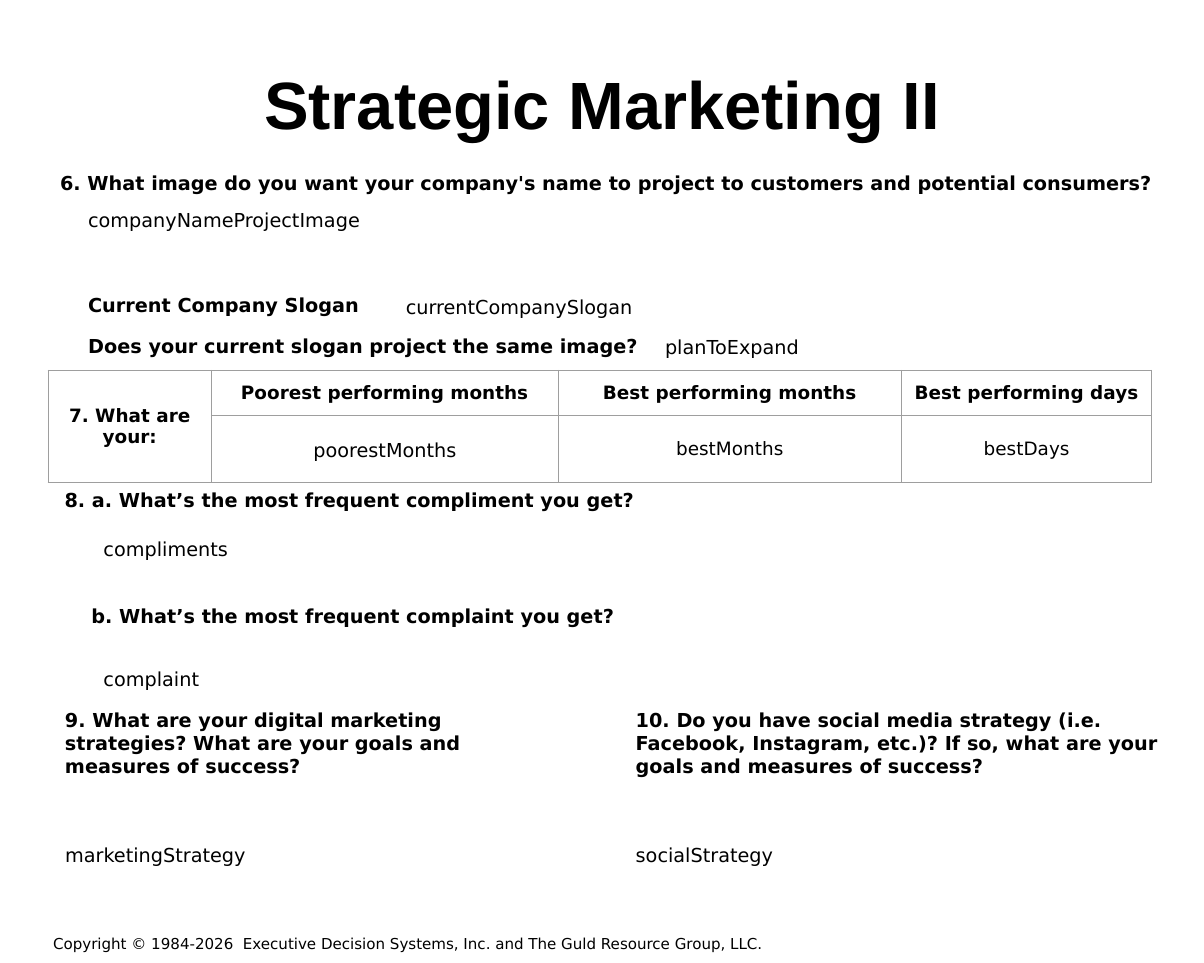
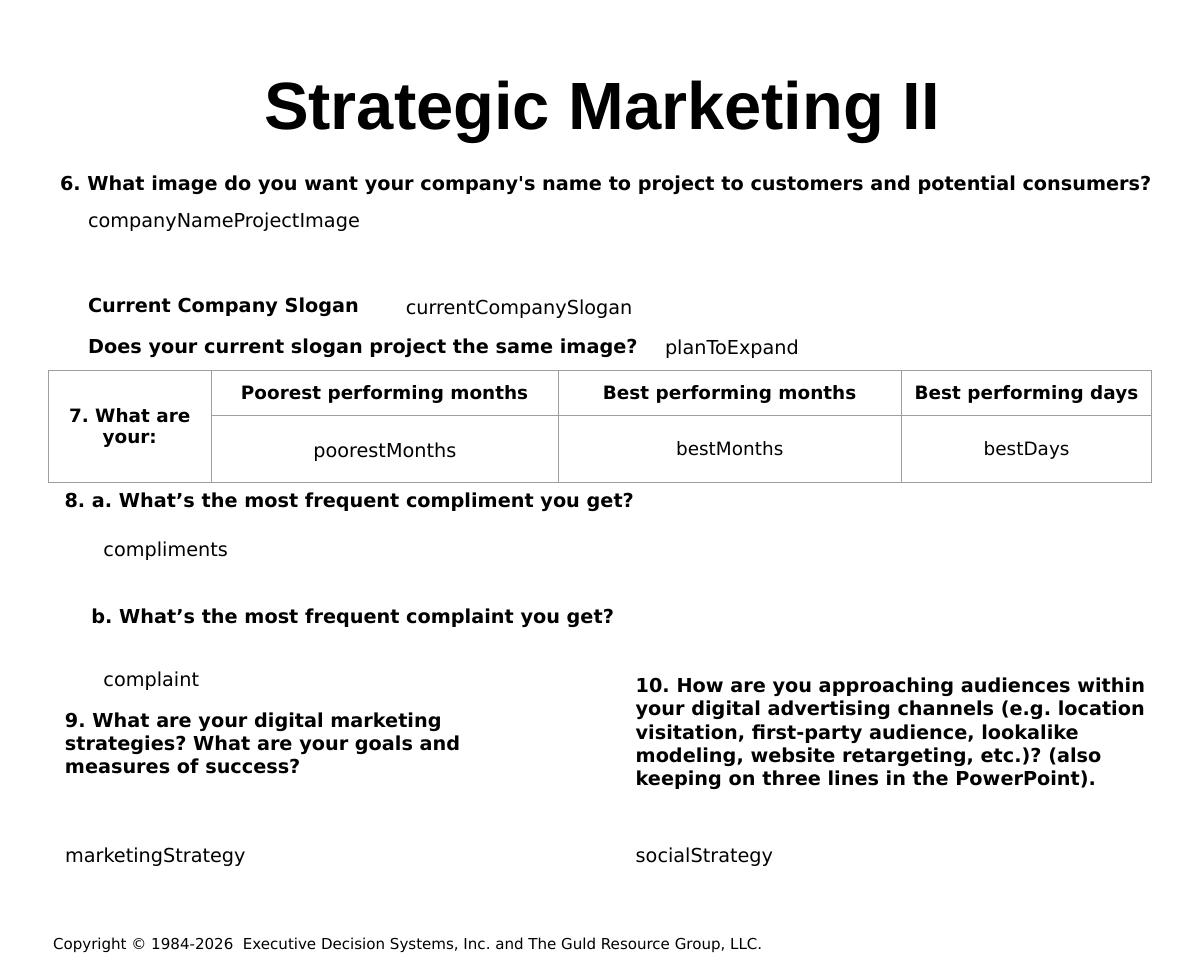
Before and after one commit to hintonandrew510/wizardfrontend, a slide deck: slide 5 of mavenprojectSCR/src/main/resources/powerpointtemplate/tvTemplate.pptx. Drawn at 1204x963 pixels with LibreOffice and Linux fonts; fonts in the diff are those of the drawing; background and template pictures are left out. Boxes give left, top, right and bottom in pixels: in the first picture for what was removed or moved away, otherwise in the second. Text is boxed around its words. In the diff, an @@ line names an element or a change of style, - is before the commit and + after.

```diff
--- a/mavenprojectSCR/src/main/resources/powerpointtemplate/tvTemplate.pptx
+++ b/mavenprojectSCR/src/main/resources/powerpointtemplate/tvTemplate.pptx
@@ text at (x1=636, y1=677, x2=1145, y2=789): text changed @@
-10. Do you have social media strategy (i.e. Facebook, Instagram, etc.)? If so, what are your goals and measures of success?
+10. How are you approaching audiences within your digital advertising channels (e.g. location
+visitation, first-party audience, lookalike modeling, website retargeting, etc.)? (also keeping on three lines in the PowerPoint).
```
Also in this commit, not shown: 7 other files.
